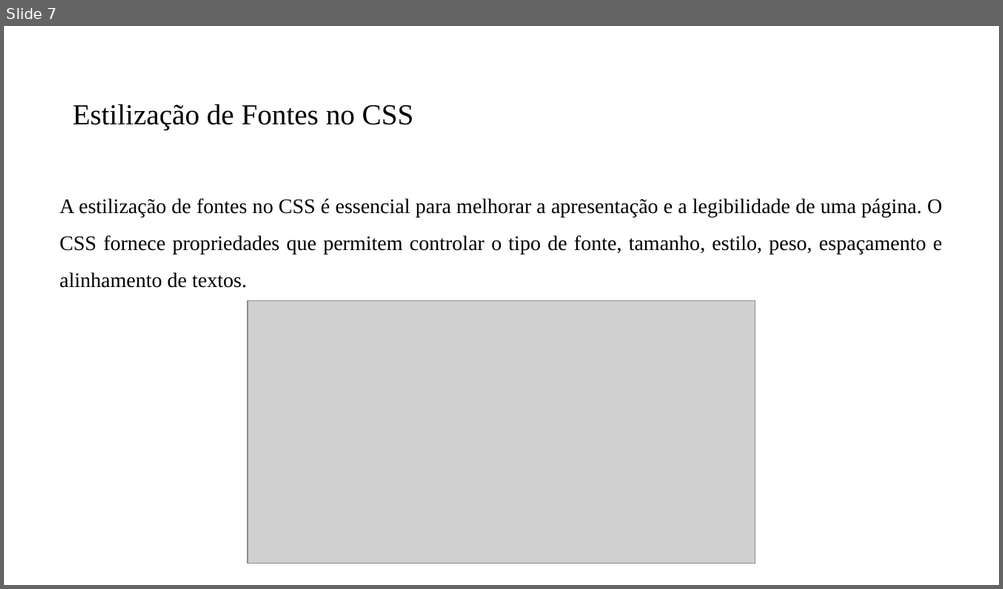
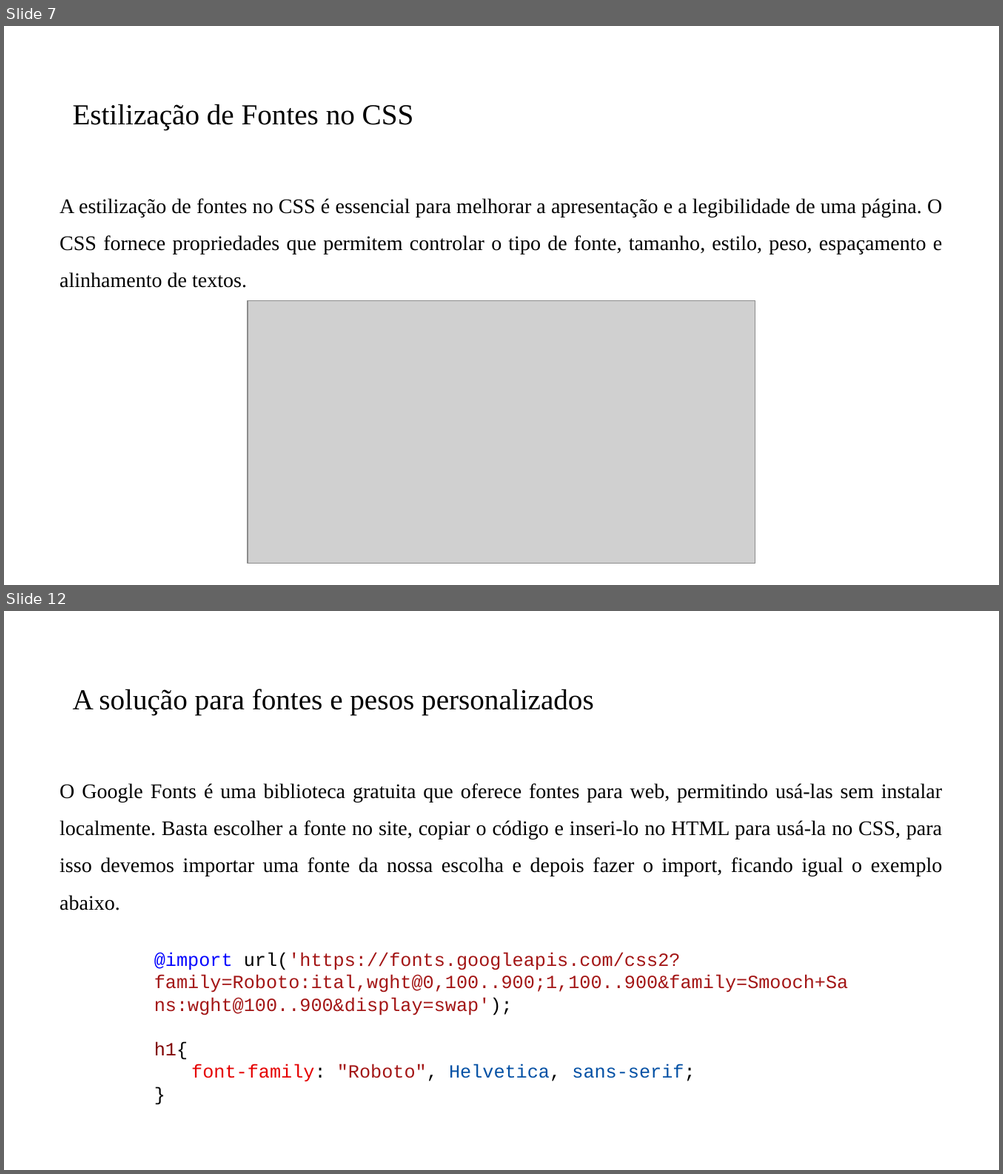
Before and after one commit to PedroMiho/Logica-de-Programacao, a slide deck: Módulo 01 - HTML e CSS/Aula 04 - Introdução ao CSS/Introdução ao CSS.pptx. Shown one above the other, each under a label of ours: slide 7 before the commit, slides 7 and 12 after it; the slides between them are not shown. The pictures are 1003x589 and 1003x1174 pixels, drawn with LibreOffice and Linux fonts; fonts in the diff are those of the drawing; grey boxes stand for pictures; background and template pictures are left out. Boxes give left, top, right and bottom in pixels: in the first picture for what was removed or moved away, otherwise in the second. Text is boxed around its words. In the diff, an @@ line names an element or a change of style, - is before the commit and + after.

```diff
--- a/Módulo 01 - HTML e CSS/Aula 04 - Introdução ao CSS/Introdução ao CSS.pptx
+++ b/Módulo 01 - HTML e CSS/Aula 04 - Introdução ao CSS/Introdução ao CSS.pptx
@@ slide 12 added at (x1=4, y1=611, x2=999, y2=1170), background #FFFFFF @@
@@ title added at (x1=73, y1=689, x2=594, y2=715), 28 pt, text #000000 @@
+A solução para fontes e pesos personalizados
@@ text added at (x1=60, y1=783, x2=942, y2=911), 20 pt, text #000000 @@
+O Google Fonts é uma biblioteca gratuita que oferece fontes para web, permitindo usá-las sem instalar localmente. Basta escolher a fonte no site, copiar o código e inseri-lo no HTML para usá-la no CSS, para isso devemos importar uma fonte da nossa escolha e depois fazer o import, ficando igual o exemplo abaixo.
@@ text added at (x1=154, y1=953, x2=848, y2=1082), 18 pt, text #A31515 @@
+@import url('https://fonts.googleapis.com/css2?family=Roboto:ital,wght@0,100..900;1,100..900&family=Smooch+Sans:wght@100..900&display=swap');
+h1{
+font-family: "Roboto", Helvetica, sans-serif;
+}
```
Also in this commit, not shown: 7 other slides added, 1 slide removed, 5 other files.
